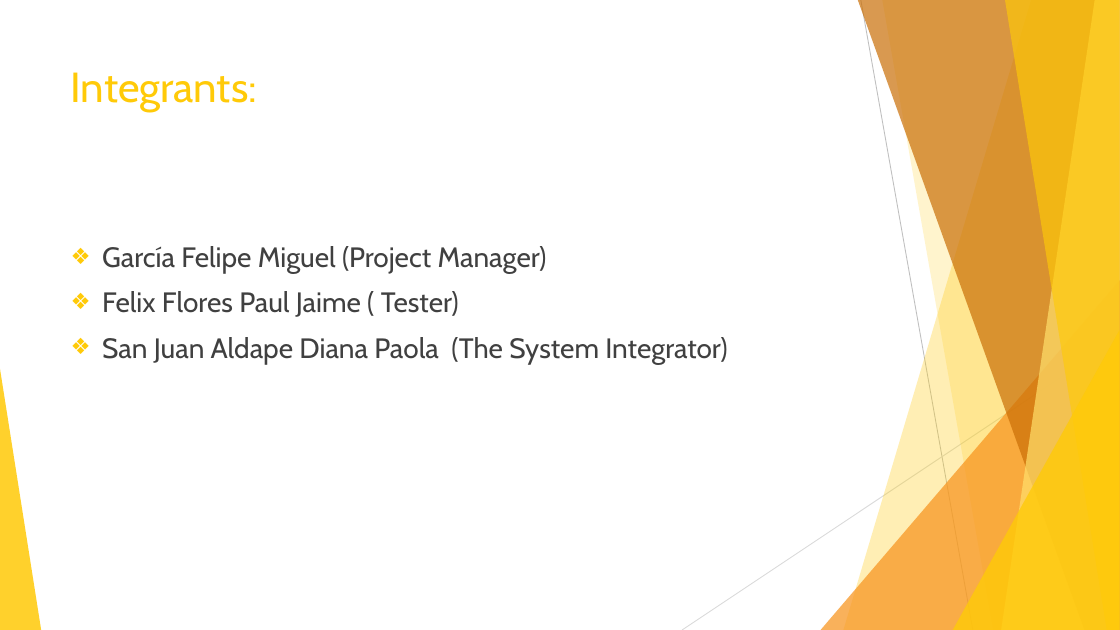
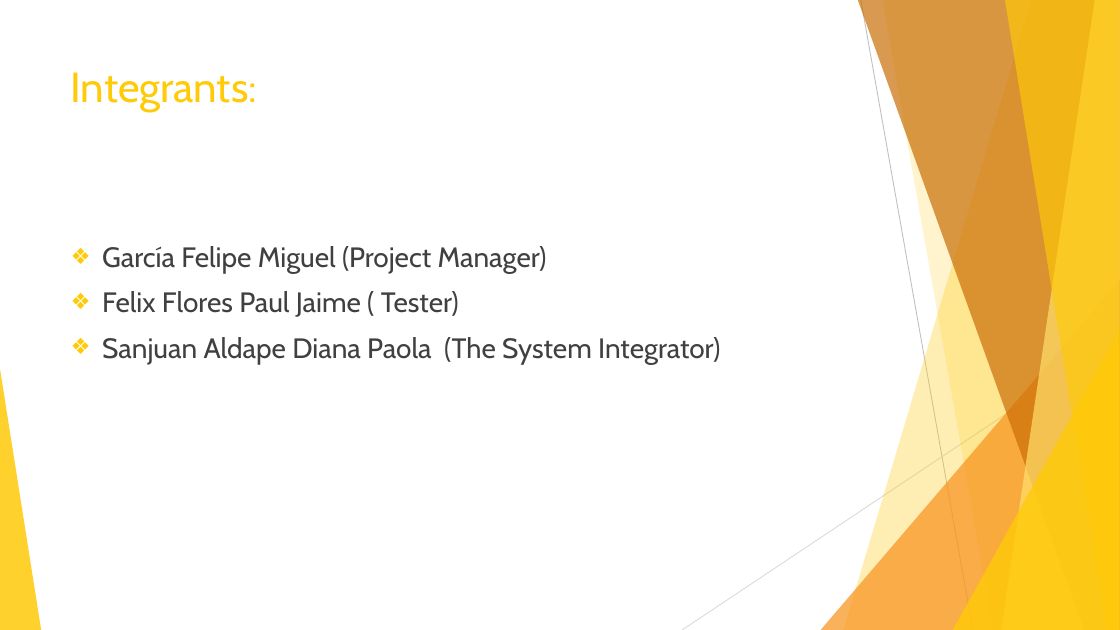
Before and after one commit to parisollie/expocompilador, a slide deck: slide 2 of GoldCompilers/Documentation/Prensentation/Third Stage/Presentation.pptx. Drawn at 1120x630 pixels with LibreOffice and Linux fonts; fonts in the diff are those of the drawing. Boxes give left, top, right and bottom in pixels: in the first picture for what was removed or moved away, otherwise in the second. Text is boxed around its words. In the diff, an @@ line names an element or a change of style, - is before the commit and + after.

```diff
--- a/GoldCompilers/Documentation/Prensentation/Third Stage/Presentation.pptx
+++ b/GoldCompilers/Documentation/Prensentation/Third Stage/Presentation.pptx
@@ text at (x1=102, y1=337, x2=720, y2=364): text changed @@
-❖ San Juan Aldape Diana Paola (The System Integrator)
+❖ Sanjuan Aldape Diana Paola (The System Integrator)
```
Also in this commit, not shown: 29 other files.
